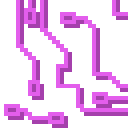
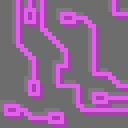
Before/after of a 128 × 128 layered artwork. What changed in the layer stack:
showed "Layer 5", painted on it over left=0, top=0, right=128, bottom=128
